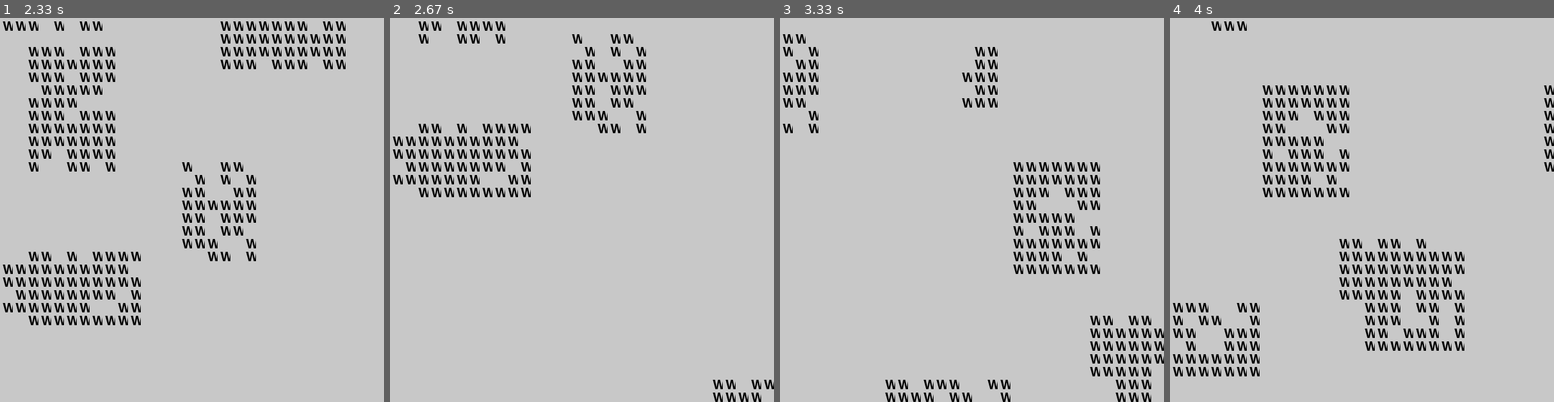
Above: before the commit, frames 1-4 (left to right).
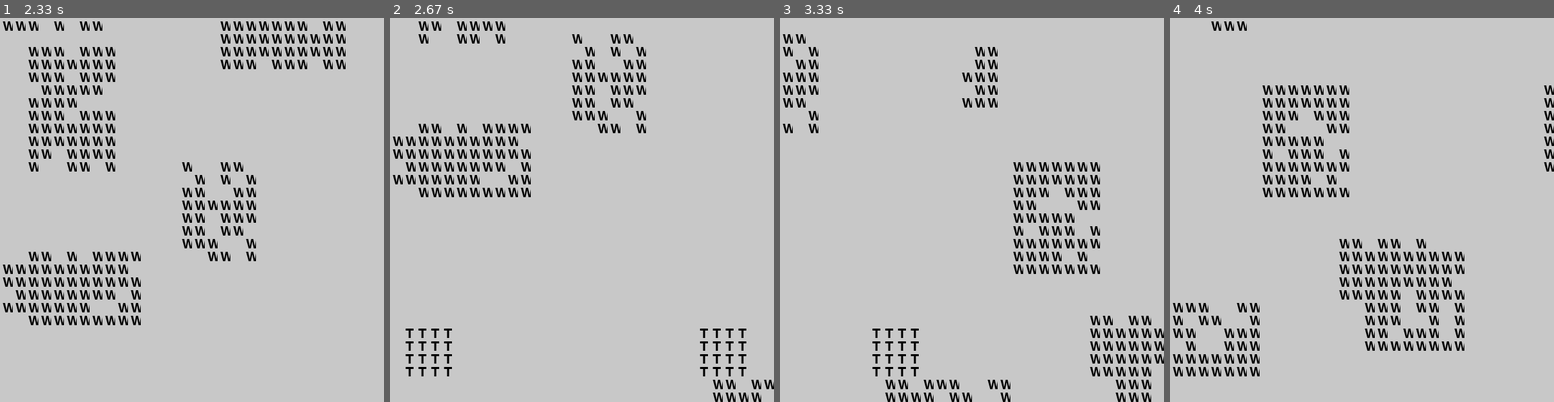
Above: after the commit, the same moments.

Repository: vstadle/AIge-of-EmpAIres
Game: pygame game, started from src/main.py
The game is run twice, just before and just after one commit, with the same random seed, the same clock (stepped at 60 frames per second) and the same inputs.
Inputs:
- Up to frame 1 (2.33 s): hold D 0.33-0.8 s; hold D 0.83-1.3 s; hold S 1.33-1.63 s; hold D 1.67-2.3 s
- Up to frame 2 (2.67 s): hold S from 2.33 s (still down)
- Up to frame 3 (3.33 s): release S at 2.7 s; hold D 2.73-3.2 s; hold D from 3.23 s (still down); tap Z at 3.3 s
- Up to frame 4 (4 s): tap Z at 3.6, 3.8 s; release D at 3.7 s; hold S from 3.73 s (still down)

Frame 1 is identical in both runs. In frame 2, 0.8% of the frame differs, in the area x 4-93%, y 80-94%; in frame 3, 0.4%; in frame 4, nothing differs.

Commit message:
Ajout positionnement des TownCenters des joueurs + début écriture fonction initialization de la partie

Diff:
--- a/src/controller/ControllerMap.py
+++ b/src/controller/ControllerMap.py
@@ -1,5 +1,8 @@
 import pygame
 import sys
+import random
+import math
+
 from view.ViewMap import ViewMap
 from model.Map import Map, MapType
 
@@ -10,6 +13,27 @@
         self.vMap = ViewMap(self.map, self)  # Passer la référence de la carte
         self.pos_x=0
         self.pos_y=0
+
+    def placementTownCenter(self,nbPlayer):
+        position = []
+        center_x, center_y = 60, 60
+        radius = 20
+        for i in range(nbPlayer):
+            x = center_x + radius * math.cos(2 * math.pi * i / nbPlayer)
+            y = center_y + radius * math.sin(2 * math.pi * i / nbPlayer)
+            position.append((x, y))
+
+        for i in position:
+            for j in range(4):
+                for k in range(4):
+                    self.map.getMap()[int(i[0]+j)][int(i[1]+k)] = 'T'
+                    #self.map.getBuildings()[int(i[0]+j)][int(i[1]+k)] = lstPlayers[i].getPlayer().getTownCenter()
+    def genRessources(self,map_type):
+        if map_type == MapType.GENEROUS_RESOURCES:
+            self.map.generateGenerousResources()
+        elif map_type == MapType.CENTER_RESOURCES:
+            self.map.generateCenterResources()
+        self.map.generateForest()
 
     def run(self):
         while True:
--- a/src/controller/ControllerPlayer.py
+++ b/src/controller/ControllerPlayer.py
@@ -1,9 +1,22 @@
 import pygame
 import sys
+import random
 
 from model.Player import Player
+from model.TownCenter import TownCenter
+from model.Farm import Farm
+from model.Camp import Camp
 
-class ControllerPlayer(Player.name, Player.f, Player.w, Player.g):
+class ControllerPlayer():
 
-    def __init__(self):
-        self.player = Player(Player.name, Player.f, Player.w, Player.g)
+    def __init__(self, name, f, w, g):
+        self.player = Player(name, f, w, g)
+        self.player.addBuilding(TownCenter())
+        self.player.addBuilding(Farm())
+        self.player.addBuilding(Camp())
+
+    def addBuilding(self, building):
+        self.player.addBuilding(building)
+
+    def getPLayer(self):
+        return self.player
--- a/src/controller/UIHandler.py
+++ b/src/controller/UIHandler.py
@@ -2,10 +2,25 @@
 import sys
 
 from controller.ControllerMap import ControllerMap
+from controller.ControllerPlayer import ControllerPlayer
+from model.Map import MapType
 
 class UIHandler():
     def __init__(self):
-        self.controller = ControllerMap()
+
+        #Création de la map
+        self.controllerMap = ControllerMap()
+        self.lstPlayers = []
+
+        # Création de 4 joueurs
+        for i in range(5):
+            self.lstPlayers.append(ControllerPlayer("Player"+str(i), 100, 100, 100))
+
+        # Placement des town centers sur la map
+        self.controllerMap.placementTownCenter(len(self.lstPlayers))
+
+        # Génération des ressources de la Map
+        self.controllerMap.genRessources(MapType.CENTER_RESOURCES)
 
     def start(self):
-        self.controller.run()
+        self.controllerMap.run()
--- a/src/model/Buildings.py
+++ b/src/model/Buildings.py
@@ -16,3 +16,9 @@
         print("Build Time: ", self.bTime)
         print("Health: ", self.hp)
         print("Size: ", self.sizeMap)
+
+    def getHp(self):
+        return self.hp
+
+    def setHp(self, hp):
+        self.hp = hp
--- a/src/model/Map.py
+++ b/src/model/Map.py
@@ -24,15 +24,13 @@
         self.players = []
         self.buildings = []
         self.map[0][0] = 'R'
-        if map_type == MapType.GENEROUS_RESOURCES:
-            self.generateGenerousResources()
-        elif map_type == MapType.CENTER_RESOURCES:
-            self.generateCenterResources()
-        self.addTownCenter()
-        self.generateForest()
+
     '''
     def generateGenerousResources(self):
     '''
+
+    def addPlayer(self, controller_player):
+        self.players.append(controller_player)
 
     def generateCenterResources(self):
         center_x, center_y = 60, 60
@@ -111,6 +109,7 @@
         for i in range (building.sizeMap):
             for j in range (building.sizeMap):
                 self.map[x+i][y+j] = letter
+
     def generateForest(self):
         max_percentage_wood = 0.1
         total_cells = 120 * 120
@@ -147,7 +146,11 @@
             if trees_planted_in_this_forest == 0:
                 break
 
-    def addTownCenter(self):
+    def addBuildings(self, building):
+        if(isinstance(building, TownCenter)):
+            self.addTownCenter()
+
+    def addTownCenter(self, towncenter):
         center_x, center_y = 60, 60
         distance_from_center = random.randint(40,55)
         angle = random.uniform(0, 2 * 3.14159)
@@ -155,5 +158,8 @@
         pos1_y = int(center_y + distance_from_center * random.uniform(-1, 1))
         pos2_x = center_x - (pos1_x - center_x)
         pos2_y = center_y - (pos1_y - center_y)
-        self.addBuilding(TownCenter(), pos1_x, pos1_y)
-        self.addBuilding(TownCenter(), pos2_x, pos2_y)
+        self.addBuilding(towncenter, pos1_x, pos1_y)
+        self.addBuilding(towncenter, pos2_x, pos2_y)
+
+    def getMap(self):
+        return self.map
--- a/src/model/Player.py
+++ b/src/model/Player.py
@@ -1,3 +1,5 @@
+
+from model.TownCenter import TownCenter
 
 class Player():
 
@@ -35,3 +37,12 @@
 
     def countUnits(self):
         return len(self.units)
+
+    def getBuildings(self):
+        return self.buildings
+
+    def getTownCenter(self):
+        for building in self.buildings:
+            if isinstance(building, TownCenter):
+                return building
+        return None
